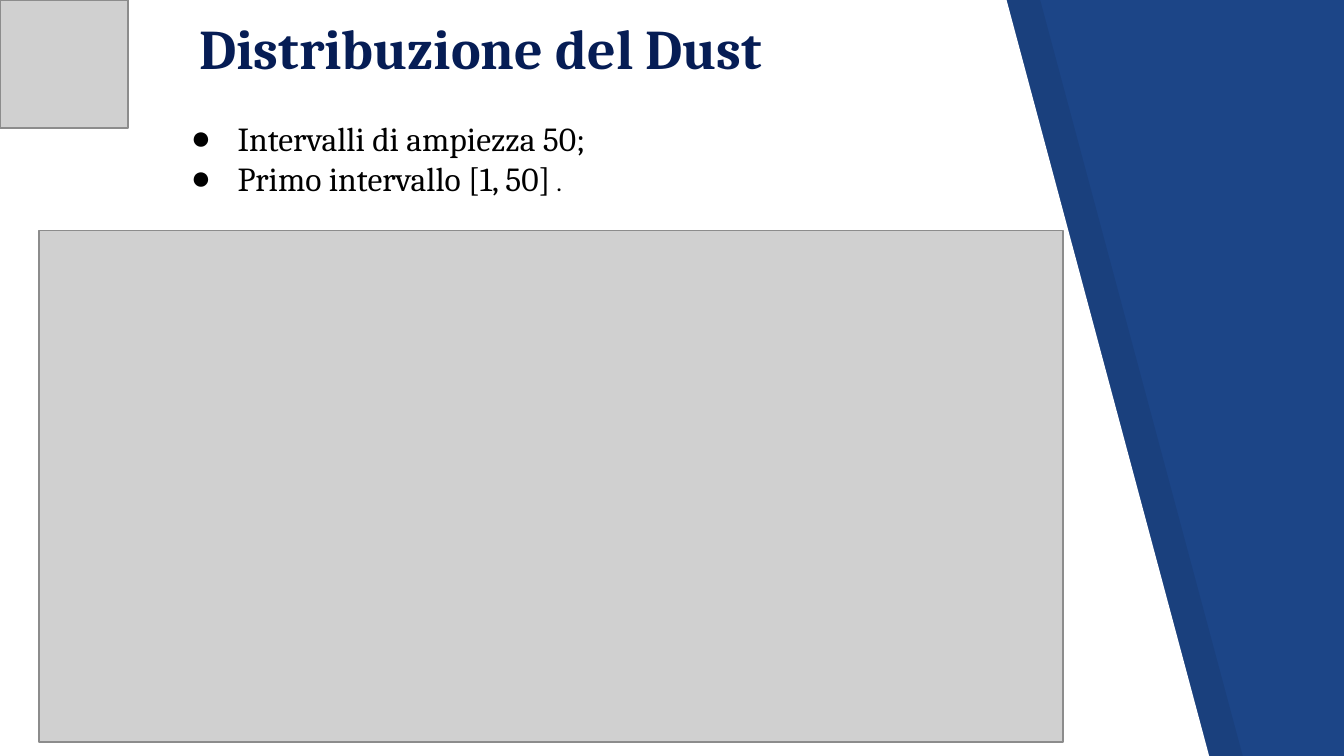
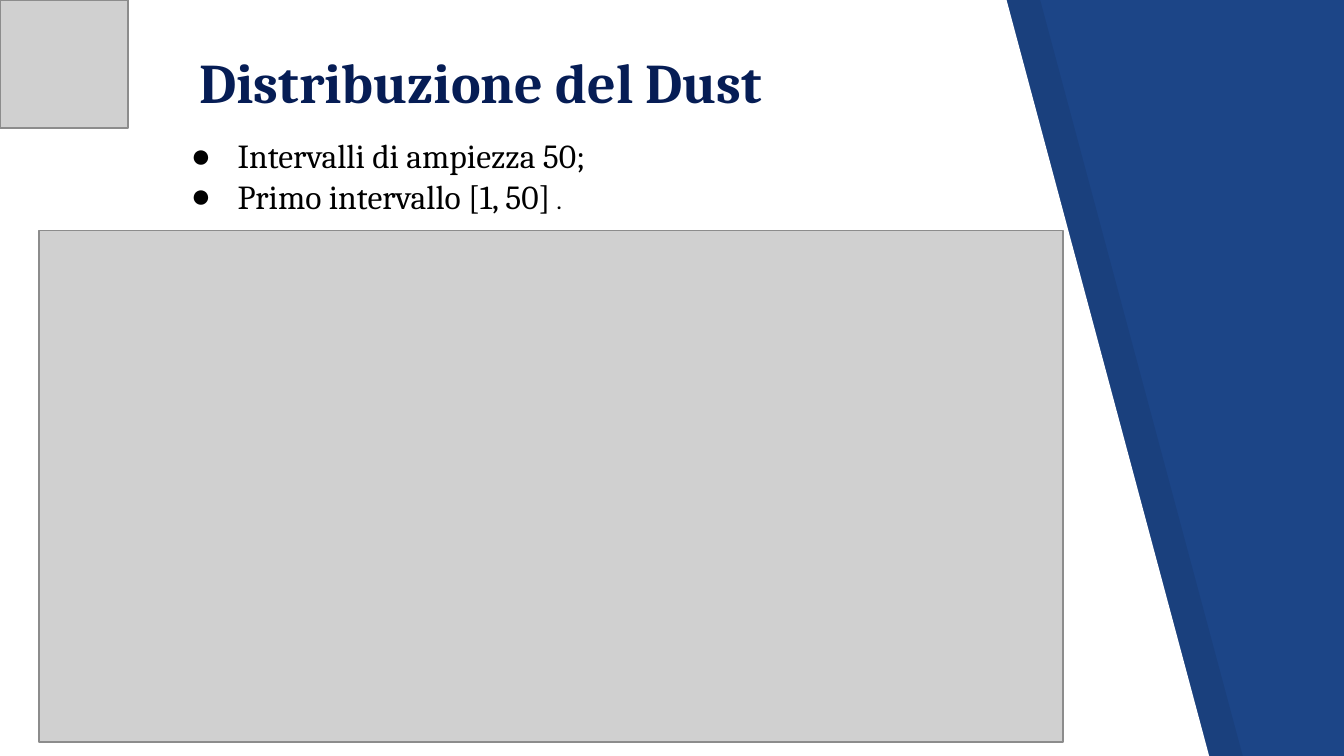
Before and after one commit to JacopoRaffi/Dust_Attack_Analysis, a slide deck: slide 12 of Dust Attack .pptx. Drawn at 1344x756 pixels with LibreOffice and Linux fonts; fonts in the diff are those of the drawing; grey boxes stand for pictures. Boxes give left, top, right and bottom in pixels: in the first picture for what was removed or moved away, otherwise in the second. Text is boxed around its words. In the diff, an @@ line names an element or a change of style, - is before the commit and + after.

```diff
--- a/Dust Attack .pptx
+++ b/Dust Attack .pptx
@@ title "Distribuzione del Dust": place and size @@
-title "Distribuzione del Dust" at (200,30,763,70)
+title "Distribuzione del Dust" at (200,64,763,104)
@@ text "Intervalli di ampiezza 50;": place and size @@
-text "Intervalli di ampiezza 50;" at (238,127,585,196)
+text "Intervalli di ampiezza 50;" at (238,144,585,214)
```
Also in this commit, not shown: 16 other slides changed, 1 other file.
